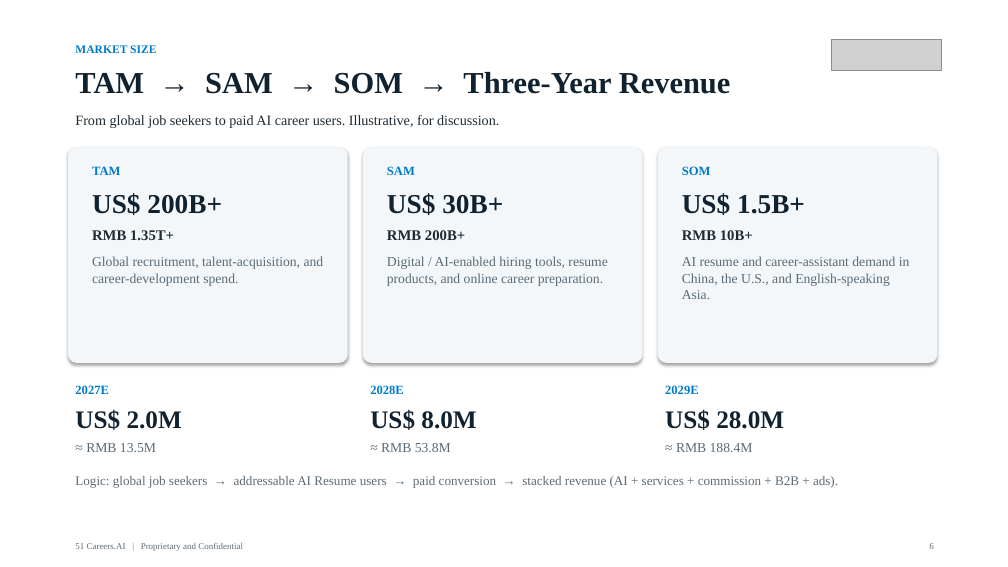
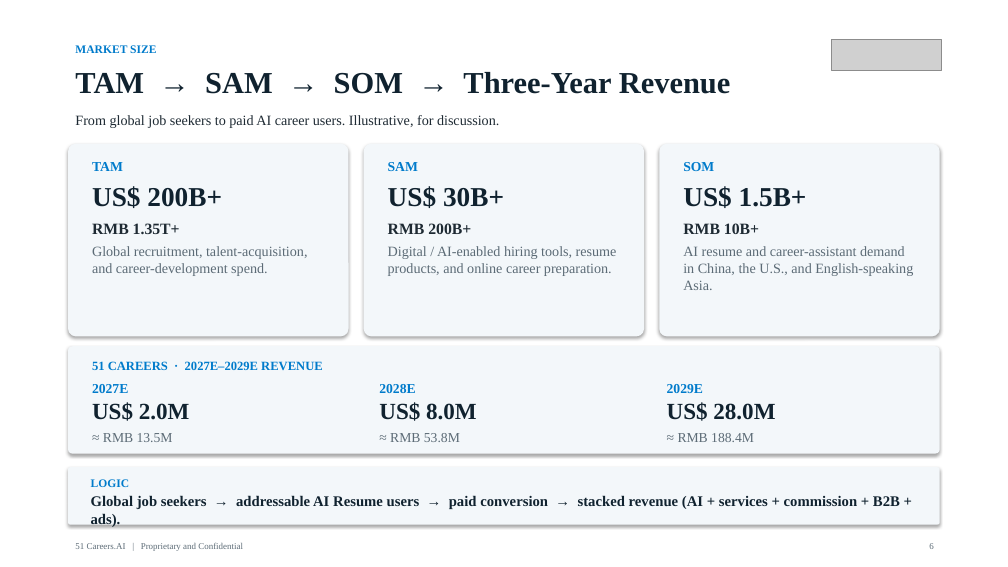
Before and after one commit to anthonyleedu/anthonyleedu, a slide deck: slide 6 of 51Careers_AI_Investor_Overview.pptx. Drawn at 1008x567 pixels with LibreOffice and Linux fonts; fonts in the diff are those of the drawing; grey boxes stand for pictures. Boxes give left, top, right and bottom in pixels: in the first picture for what was removed or moved away, otherwise in the second. Text is boxed around its words. In the diff, an @@ line names an element or a change of style, - is before the commit and + after.

```diff
--- a/51Careers_AI_Investor_Overview.pptx
+++ b/51Careers_AI_Investor_Overview.pptx
@@ rounded rectangle: place and size @@
-rounded rectangle at [68,147,348,363]
+rounded rectangle at [68,144,349,337]
@@ rounded rectangle: place and size @@
-rounded rectangle at [363,147,643,363]
+rounded rectangle at [364,144,644,337]
@@ rounded rectangle: place and size @@
-rounded rectangle at [658,147,938,363]
+rounded rectangle at [659,144,940,337]
@@ 3 texts: place and size @@
-3 texts at [92,193,805,215]
+3 texts at [92,186,807,208]
@@ text "Global recruitment, talent-acquisition, and career-developme ...": place and size @@
-text "Global recruitment, talent-acquisition, and career-developme ..." at [92,256,324,286]
+text "Global recruitment, talent-acquisition, and career-developme ..." at [92,246,307,276]
@@ text "Digital / AI-enabled hiring tools, ...": place and size @@
-text "Digital / AI-enabled hiring tools, ..." at [387,256,607,286]
+text "Digital / AI-enabled hiring tools, ..." at [388,246,617,276]
@@ 3 texts: place and size @@
-3 texts at [92,230,753,240]
+3 texts at [92,223,759,234]
@@ size 14 to 15 pt in 3 elements at [92,223,180,234], [388,223,471,234], [683,223,759,234] @@
@@ size 13 to 13.5 pt in 3 elements at [92,246,307,276], [388,246,617,276], [683,246,913,290] @@
@@ text "AI resume and career-assistant demand ...": place and size @@
-text "AI resume and career-assistant demand ..." at [682,256,910,299]
+text "AI resume and career-assistant demand ..." at [683,246,913,290]
@@ rounded rectangle added at [68,346,940,454], fill #F3F7FA @@
@@ size 12 to 13 pt in 6 elements at [92,162,123,171], [388,162,418,171], [683,162,714,171], [379,384,415,393], [667,384,703,393], [92,384,128,393] @@
@@ text "2027E": place and size @@
-text "2027E" at [75,385,109,394]
+text "2027E" at [92,384,128,393]
@@ text added at [92,361,322,370], 12 pt, text #007BCB, bold @@
+51 CAREERS · 2027E–2029E REVENUE
@@ text "2028E": place and size @@
-text "2028E" at [370,385,404,394]
+text "2028E" at [379,384,415,393]
@@ size 24 to 22 pt in 3 elements at [379,402,477,421], [667,402,775,421], [92,402,190,421] @@
@@ text "US$ 2.0M": place and size @@
-text "US$ 2.0M" at [75,409,182,430]
+text "US$ 2.0M" at [92,402,190,421]
@@ text "US$ 8.0M": place and size @@
-text "US$ 8.0M" at [370,409,476,430]
+text "US$ 8.0M" at [379,402,477,421]
@@ text "≈ RMB 13.5M": place and size @@
-text "≈ RMB 13.5M" at [86,443,156,452]
+text "≈ RMB 13.5M" at [103,433,173,442]
@@ text "≈ RMB 53.8M": place and size @@
-text "≈ RMB 53.8M" at [381,443,451,452]
+text "≈ RMB 53.8M" at [390,433,460,442]
@@ text "≈ RMB 188.4M": place and size @@
-text "≈ RMB 188.4M" at [676,443,753,452]
+text "≈ RMB 188.4M" at [678,433,754,442]
@@ rounded rectangle added at [68,467,940,525], fill #F3F7FA @@
@@ text added at [91,479,130,487], 11 pt, text #007BCB, bold @@
+LOGIC
@@ text at [91,495,900,527]: text changed; size 12.5 to 14 pt; text colour #5C6B76 to #10222F; bold on @@
-Logic: global job seekers → addressable AI Resume users → paid conversion → stacked revenue (AI + services + commission + B2B + ads).
+Global job seekers → addressable AI Resume users → paid conversion → stacked revenue (AI + services + commission + B2B + ads).
```
Also in this commit, not shown: 28 other slides changed, 1 other file.
